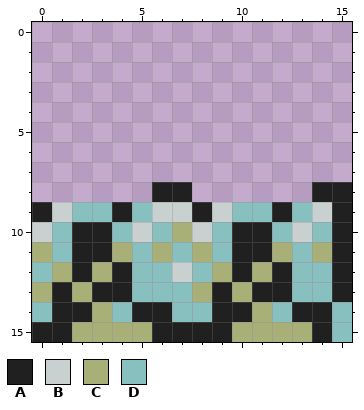
Pixel-art sprite, stored at res/sprites/Bolder2.png. Above, as it was before the edit.
The file is 16x16 pixels.
Palette (. is transparent): A #202020  B #c8d0d0  C #a8b078  D #88c0c0
Pixels before, first column x 0:
 8 ......AA......AA
 9 ABDDADBBABDDADBA
10 BDAADBDCBDAADBDA
11 CDAACDCDCDAACDCA
12 DCACADDBDCACADDA
13 CACAADDDCACAADDA
14 DAACDAADDAACDAAD
15 AACCCCAAAACCCCAD
Now the later version:
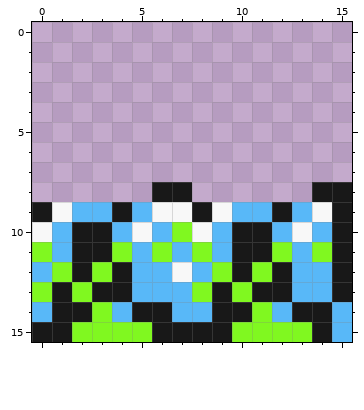
Difference:
colour A: #202020 -> #181818
colour B: #c8d0d0 -> #f8f8f8
colour C: #a8b078 -> #80f820
colour D: #88c0c0 -> #58b8f8
Pixel boxes of the changes (left, top, right, bottom) in both pictures:
changed: (32, 182, 352, 342)
